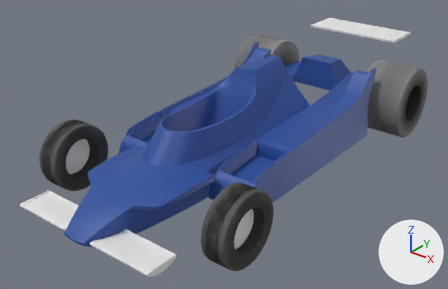
What one commit did to the Blender file ligier/ligier js 11.blend.
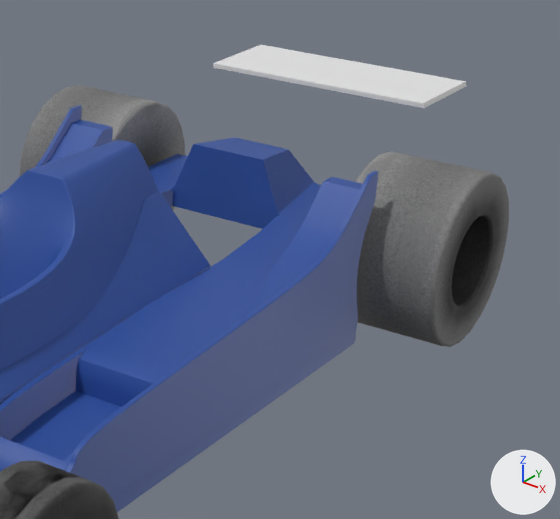
There are two pictures of each version: one whole from a 50 mm lens placed at (4.31, -4.52, 3.72), pointed at (-0.21, 1.13, 0.21), one close up on the part from 51% to 100% of the width and 0% to 71% of the height. Arrows for +X, +Y and +Z are at lower right; the lights stay in place.

The scene before the commit, as lines of its bpy script (objects in view):
```python
ob_body_main = bpy.data.objects.new('body.main', me_plane_010)
ob_body_main.location = (0.0, 0.606, 1.257)
ob_body_side = bpy.data.objects.new('body.side', me_plane_002)
ob_body_side.location = (0.0, 0.749, 1.318)
ob_plane_004 = bpy.data.objects.new('Plane.004', me_plane_004)
ob_plane_004.location = (0.0, 4.263, 1.106)
# also in view: 'body.side.panel' at (0.0, 1.45, 0.61); 'Cylinder' at (1.23, -0.45, 0.36); 'body.cockpit' at (0.0, 0.8, 0.83); 'Cylinder.004' at (-1.07, 3.31, 0.49); 'Cylinder.001' at (1.07, 3.31, 0.49)
```
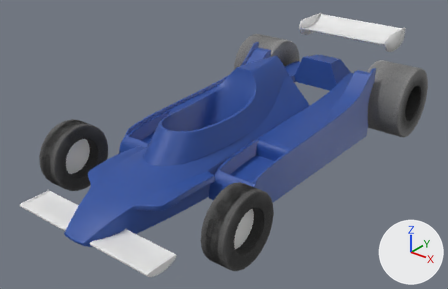
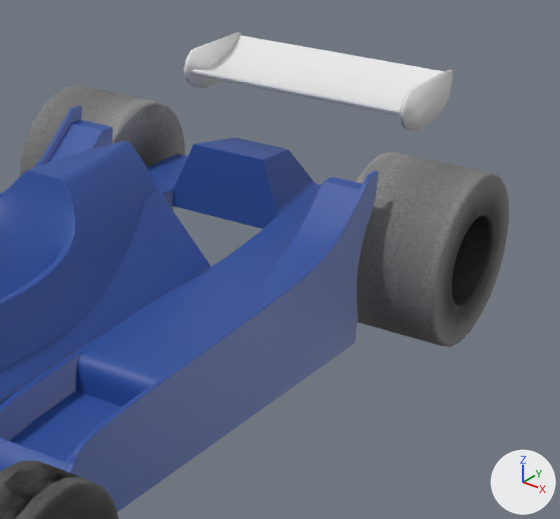
Diff of the bpy script that builds the scene:
```diff
--- a/ligier/ligier js 11.blend.py
+++ b/ligier/ligier js 11.blend.py
@@ me_plane_004 @@
 # used by ob_plane_004; location = (0.0, 4.263, 1.106)
-me_plane_004.from_pydata(...)  # 8 vertices, 6 faces; spans x -0.711..0.719, y -0.3..0.3, z -0.027..0.0
+me_plane_004.from_pydata(...)  # 42 vertices, 37 faces; spans x -0.706..0.715, y -0.283..0.3, z -0.054..0.118
+# me_plane_004 part 1: the whole mesh is rebuilt
+# me_plane_004 part 2: the surface is now shaded smooth
@@ me_plane_021 @@
+me_plane_021.from_pydata([(-0.132, 0.306, 0.0), (0.038, 0.305, 0.0), (0.07, -0.269, 0.0), (0.074, 0.254, 0.0), (0.146, 0.009, 0.0), (-0.067, -0.313, 0.0), (0.015, -0.312, 0.0), (-0.026, -0.324, 0.0), (-0.096, -0.289, 0.0), (-0.132, -0.213, 0.0), (-0.123, -0.255, 0.0), (0.104, 0.193, 0.0), (0.138, 0.077, 0.0), (0.126, 0.136, 0.0), (0.143, -0.062, 0.0), (0.133, -0.14, 0.0), (0.108, -0.214, 0.0)], [], [(9, 10, 8, 5, 7, 6, 2, 16, 15, 14, 4, 12, 13, 11, 3, 1, 0)])
+me_plane_021.polygons.foreach_set('use_smooth', [True] * 1)
@@ ob_body_side @@
 _m = ob_body_side.modifiers.new('Mirror', 'MIRROR')
 _m.use_clip = True
+_m = ob_body_side.modifiers.new('Bevel', 'BEVEL')
+_m.width = 0.003
+_m.width_pct = 0.003
+_m.angle_limit = 0.785
+_m.use_clamp_overlap = False
+_m.offset_type = 'WIDTH'
+_m = ob_body_side.modifiers.new('WeightedNormal', 'WEIGHTED_NORMAL')
@@ ob_plane_004 @@
 ob_plane_004 = bpy.data.objects.new('Plane.004', me_plane_004)
-ob_plane_004.location = (0.0, 4.263, 1.106)
+ob_plane_004.location = (0.0, 3.977, 1.106)
@@ ob_plane_006 @@
+ob_plane_006 = bpy.data.objects.new('Plane.006', me_plane_021)
+ob_plane_006.location = (0.734, 3.977, 1.106)
+ob_plane_006.rotation_euler = (0.0, 1.571, 0.0)  # degrees (0, 90, 0)
+_m = ob_plane_006.modifiers.new('Solidify', 'SOLIDIFY')
+_m.thickness = 0.026
+_m = ob_plane_006.modifiers.new('Mirror', 'MIRROR')
+_m.mirror_object = ob_center
```

Location of each change, (x1, y1, x2, y2) in pixels of the close-ups (560 x 519 px):
'body.side', modifiers changed
    both: (0, 120, 363, 512)
'Plane.004', reshaped, moved (28% taller)
    before: (213, 45, 467, 108)
    after: (191, 35, 444, 116)
'Plane.006', added
    after: (184, 32, 453, 131)
part 1 of me_plane_004, built on
    before: (213, 45, 467, 108)
    after: (191, 35, 444, 116)
